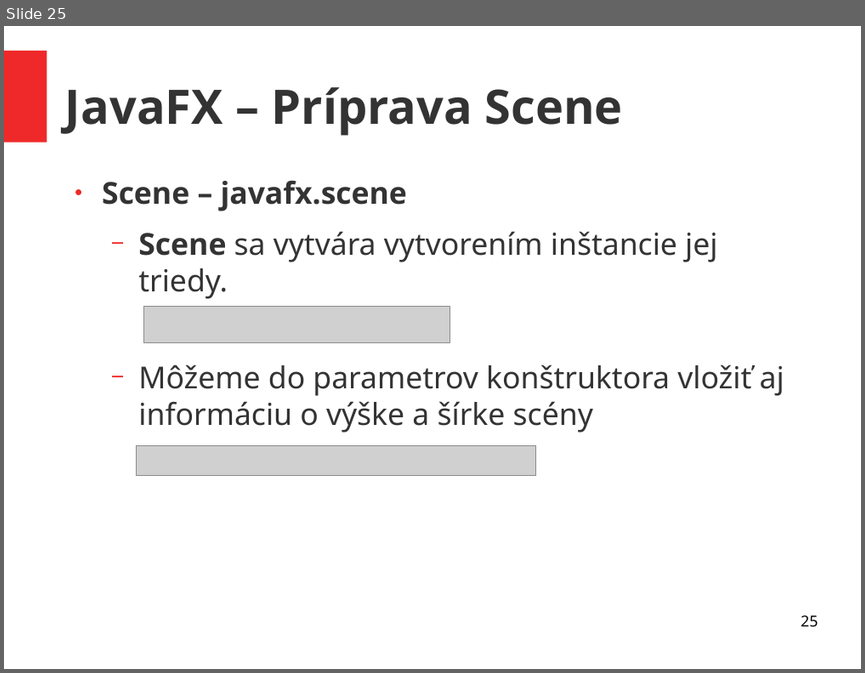
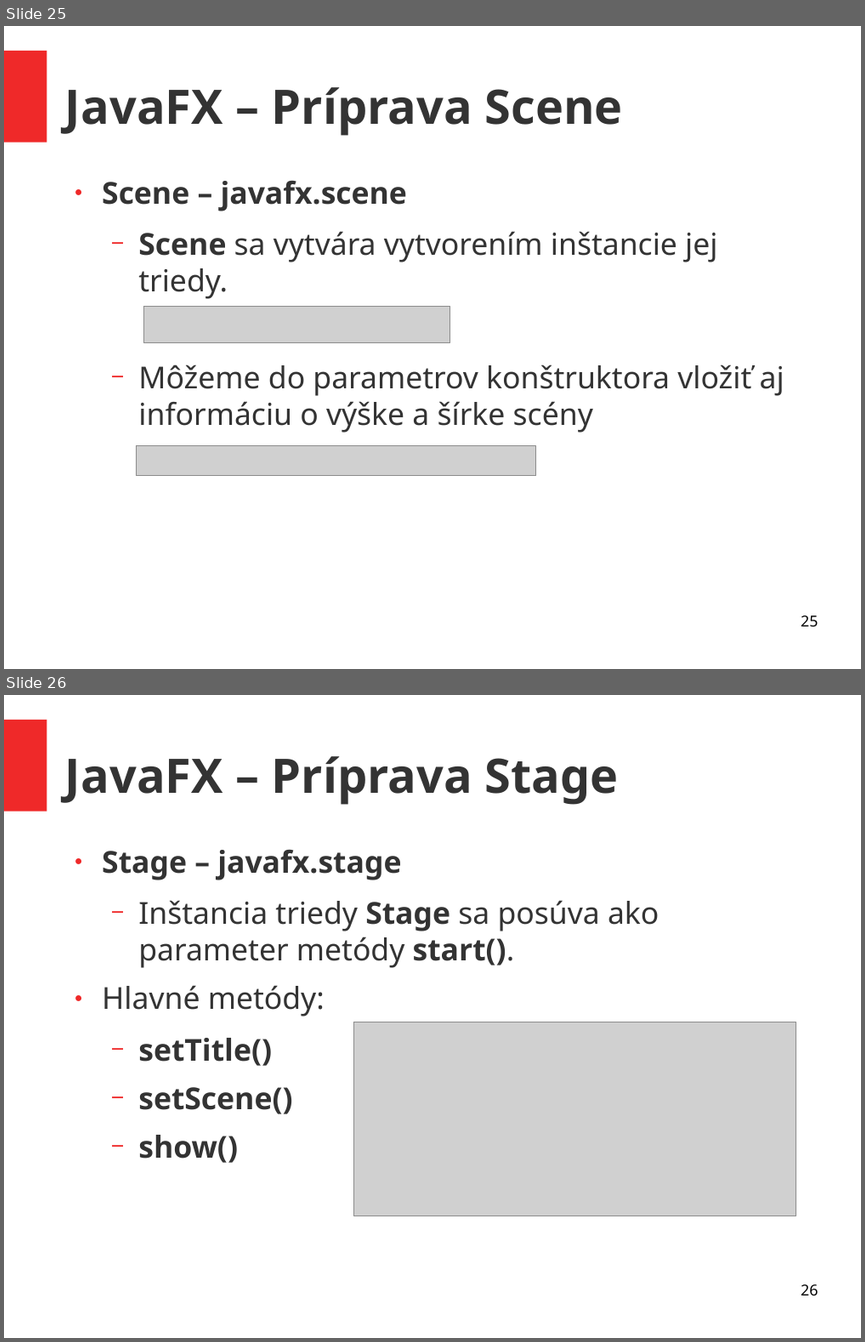
Before and after one commit to ukf-michalkohutek/prezentacia, a slide deck: seminar2.odp. Shown one above the other, each under a label of ours: slide 25 before the commit, slides 25 and 26 after it. The pictures are 865x673 and 865x1342 pixels, drawn with LibreOffice and Linux fonts; fonts in the diff are those of the drawing; grey boxes stand for pictures. Boxes give left, top, right and bottom in pixels: in the first picture for what was removed or moved away, otherwise in the second. Text is boxed around its words. In the diff, an @@ line names an element or a change of style, - is before the commit and + after.

```diff
--- a/seminar2.odp
+++ b/seminar2.odp
@@ slide 26 added at (4,695,861,1338), background #FFFFFF; not listed: 1 template element that a slide beside it also shows @@
@@ title added at (65,756,619,805), 44 pt, text #333333, bold @@
+JavaFX – Príprava Stage
@@ text added at (102,849,658,1163), 28 pt, text #333333, bold @@
+● Stage – javafx.stage
+  − Inštancia triedy Stage sa posúva ako parameter metódy start().
+● Hlavné metódy:
+  − setTitle()
+  − setScene()
+  − show()
@@ picture added at (354,1021,796,1216) @@
@@ page number added at (800,1284,817,1296), 14 pt, text #000000 @@
+26
```
Also in this commit, not shown: 3 other slides added, 1 other file.
